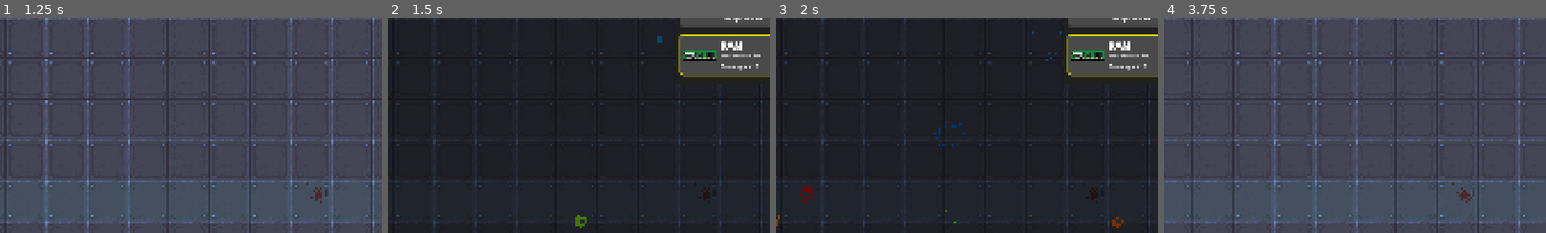
Above: before the commit, frames 1-4 (left to right).
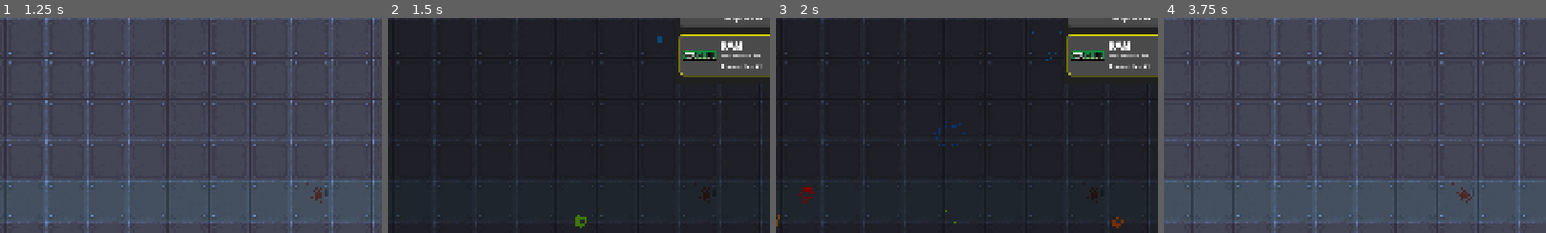
Above: after the commit, the same moments.

Repository: jcronenberg/hackweek-survivor
Game: Godot game, scene res://src/menu/menu.tscn
Two runs of this game, one before a commit and one after it. Both use one fixed random seed, a clock stepped at 60 frames per second and the inputs below.
Inputs (mouse positions are % of the whole screen's width and height, from its top left):
- Up to frame 1 (1.25 s): click "Play Game" at 0.5 s
- Up to frame 2 (1.5 s): click "Level up" at 1.25 s
- Up to frame 3 (2 s): no input
- Up to frame 4 (3.75 s): click (50, 47) at 2.02 s; click "Increase spawn amount" at 2.75 s; move the mouse to (72, 45) at 3.52 s; hold Right (ui_right) from 3.53 s (still down)
The pictures show only the part of the screen within x 1-51%, y 50-100%; the shares and areas given below are measured in that part.

Frame 1 is identical in both runs. In frame 2, 0.1% of the frame differs, in the area x 87-98%, y 21-25%; in frame 3, 0.1%; in frame 4, nothing differs.

Commit message:
Update upgrade table for weapon ram

Diff:
--- a/src/items/loot_table.tscn
+++ b/src/items/loot_table.tscn
@@ -21,12 +21,6 @@
 description = "Shoots at the nearest enemy"
 metadata/_custom_type_script = "uid://c6xhuun4ea266"
 
-[sub_resource type="Resource" id="Resource_85bgi"]
-script = ExtResource("6_46kmj")
-description = "Damage +10"
-mod_damage = 10
-metadata/_custom_type_script = "uid://c6xhuun4ea266"
-
 [sub_resource type="Resource" id="Resource_ohcxl"]
 script = ExtResource("6_46kmj")
 description = "Projectiles +1"
@@ -39,10 +33,34 @@
 mod_fire_rate = 0.2
 metadata/_custom_type_script = "uid://c6xhuun4ea266"
 
+[sub_resource type="Resource" id="Resource_85bgi"]
+script = ExtResource("6_46kmj")
+description = "Damage +10"
+mod_damage = 10
+metadata/_custom_type_script = "uid://c6xhuun4ea266"
+
 [sub_resource type="Resource" id="Resource_7q5vt"]
 script = ExtResource("6_46kmj")
-description = "Decrease weapon spread by 25%"
-mod_spread = -0.5
+description = "Increase weapon spread by 25%"
+mod_spread = 0.25
+metadata/_custom_type_script = "uid://c6xhuun4ea266"
+
+[sub_resource type="Resource" id="Resource_46kmj"]
+script = ExtResource("6_46kmj")
+description = "Increase projectile size by 25%"
+mod_area_multiplier = 0.25
+metadata/_custom_type_script = "uid://c6xhuun4ea266"
+
+[sub_resource type="Resource" id="Resource_fjthk"]
+script = ExtResource("6_46kmj")
+description = "Damage +20"
+mod_damage = 20
+metadata/_custom_type_script = "uid://c6xhuun4ea266"
+
+[sub_resource type="Resource" id="Resource_q02wt"]
+script = ExtResource("6_46kmj")
+description = "Projectiles +1"
+mod_projectiles = 1
 metadata/_custom_type_script = "uid://c6xhuun4ea266"
 
 [node name="LootTable" type="Node" node_paths=PackedStringArray("weapons")]
@@ -56,7 +74,7 @@
 icon = ExtResource("5_umwwn")
 item_name = "RAM"
 flavor_text = "Most expensive item"
-upgrades = Array[ExtResource("6_46kmj")]([SubResource("Resource_f5mf7"), SubResource("Resource_85bgi"), SubResource("Resource_ohcxl"), SubResource("Resource_na080"), SubResource("Resource_7q5vt"), SubResource("Resource_ohcxl"), SubResource("Resource_ohcxl"), SubResource("Resource_ohcxl"), SubResource("Resource_ohcxl"), SubResource("Resource_ohcxl")])
+upgrades = Array[ExtResource("6_46kmj")]([SubResource("Resource_f5mf7"), SubResource("Resource_ohcxl"), SubResource("Resource_na080"), SubResource("Resource_85bgi"), SubResource("Resource_ohcxl"), SubResource("Resource_7q5vt"), SubResource("Resource_46kmj"), SubResource("Resource_ohcxl"), SubResource("Resource_fjthk"), SubResource("Resource_q02wt")])
 damage = 10
 projectile_speed = 800.0
 spread = 15.0
Not shown: 1 places in src/items/loot_table.tscn that only renumber resources
